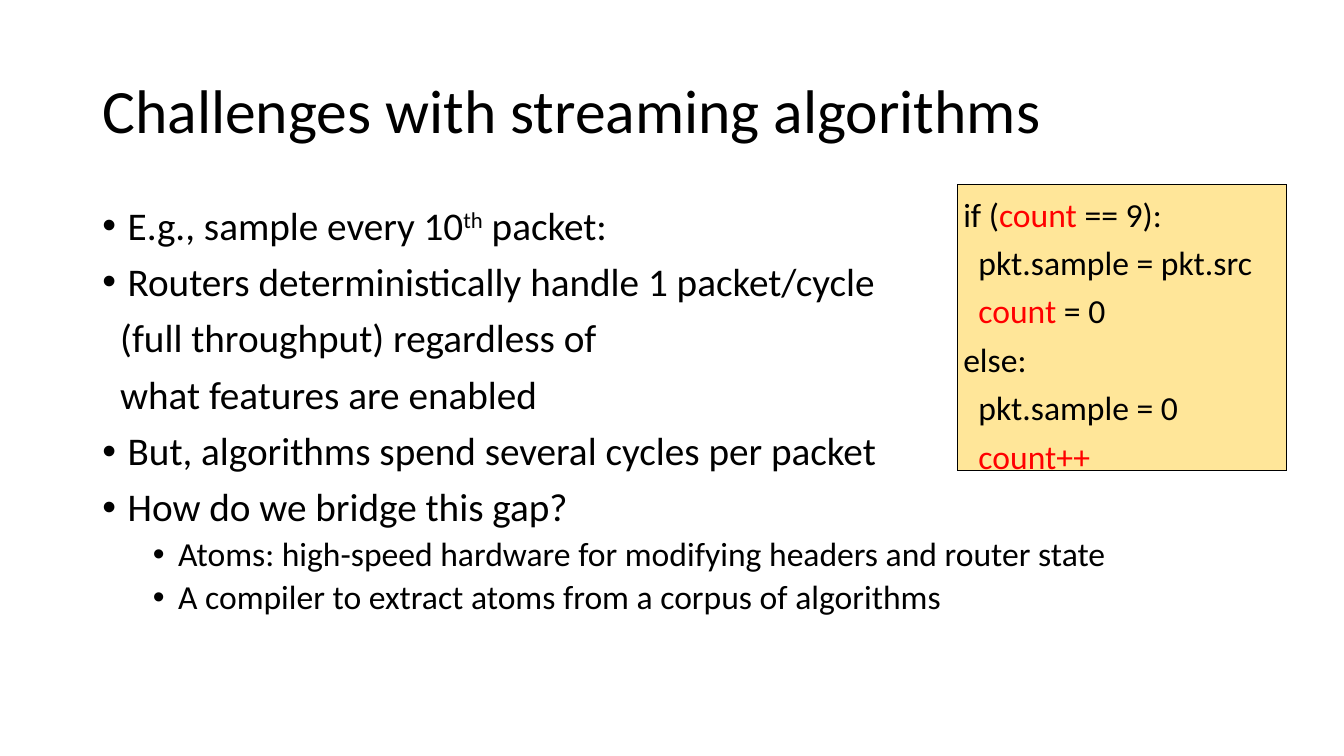
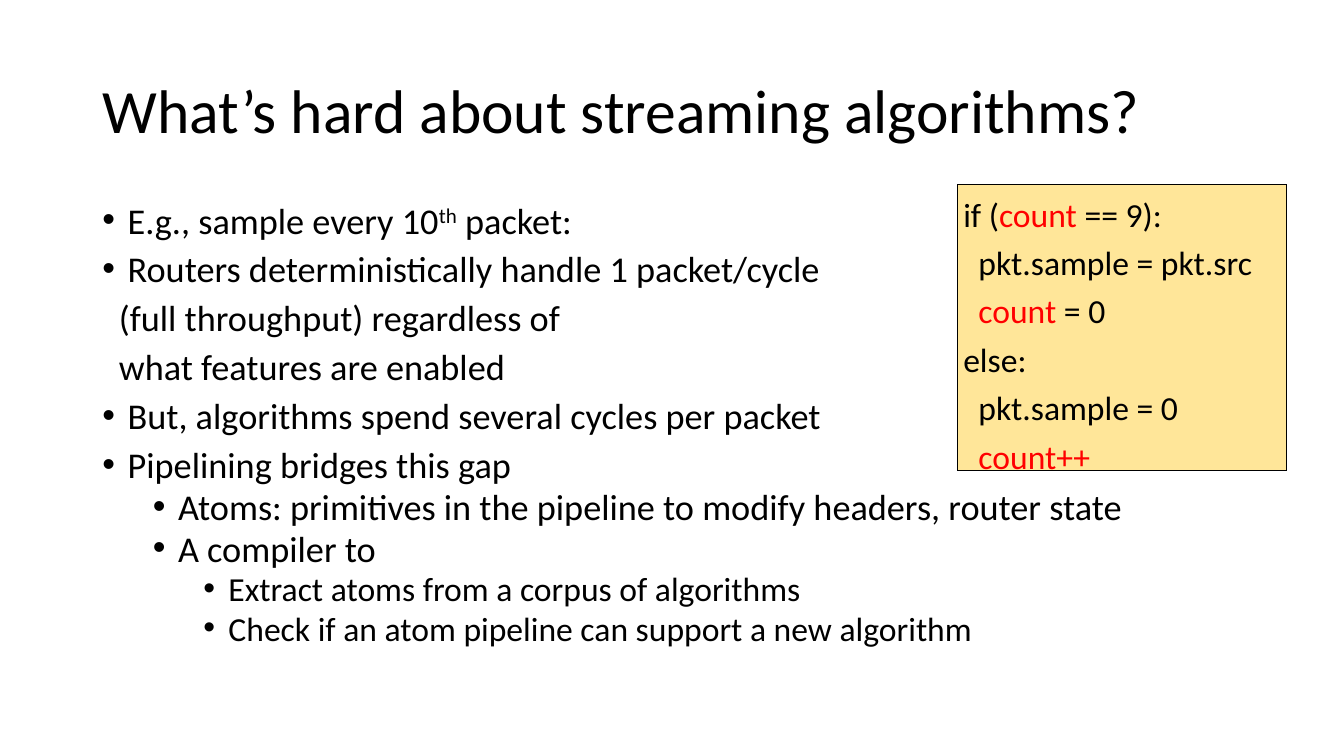
Before and after one commit to anirudhSK/pifo-domino-marple-ppts, a slide deck: slide 10 of combined_domino_pifo.pptx (slide 28 before the commit). Drawn at 1344x756 pixels with LibreOffice and Linux fonts; fonts in the diff are those of the drawing. Boxes give left, top, right and bottom in pixels: in the first picture for what was removed or moved away, otherwise in the second. Text is boxed around its words. In the diff, an @@ line names an element or a change of style, - is before the commit and + after.

```diff
--- a/combined_domino_pifo.pptx
+++ b/combined_domino_pifo.pptx
@@ title at (x1=102, y1=90, x2=1139, y2=144): text changed @@
-Challenges with streaming algorithms
+What’s hard about streaming algorithms?
@@ text at (x1=119, y1=208, x2=821, y2=436): size 28 to 25.9 pt in "E.g., sample every 10th packet:", "Routers deterministically handle 1 packet/cycle", "(full throughput) regardless of", "what features are enabled" and 1 more places; line spacing 0.9 to 0.8 @@
@@ text at (x1=128, y1=452, x2=1121, y2=647): text changed; size 24 to 25.9 pt @@
-• How do we bridge this gap?
-  • Atoms: high-speed hardware for modifying headers and router state
-  • A compiler to extract atoms from a corpus of algorithms
+• Pipelining bridges this gap
+  • Atoms: primitives in the pipeline to modify headers, router state
+  • A compiler to
+    • Extract atoms from a corpus of algorithms
+    • Check if an atom pipeline can support a new algorithm
```
Also in this commit, not shown: 6 other slides changed, 3 slides added, 2 slides removed, 1 other file.
